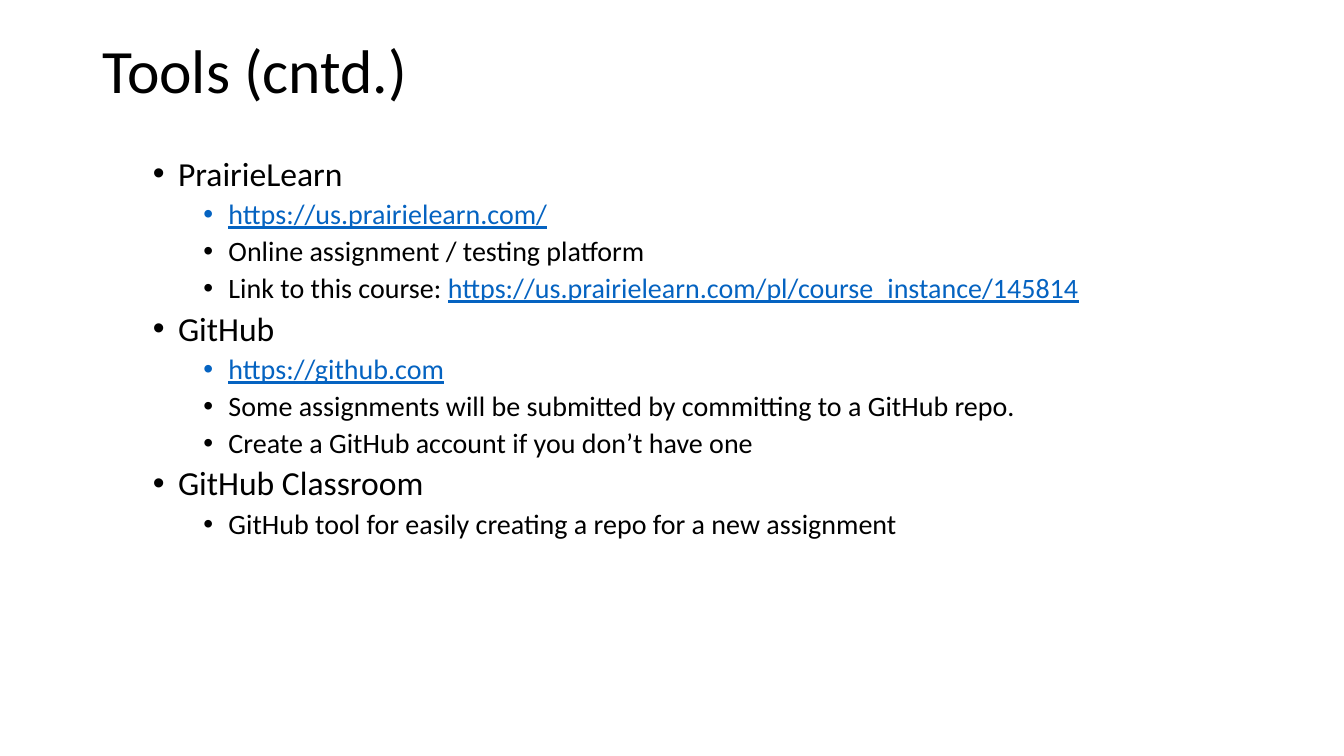
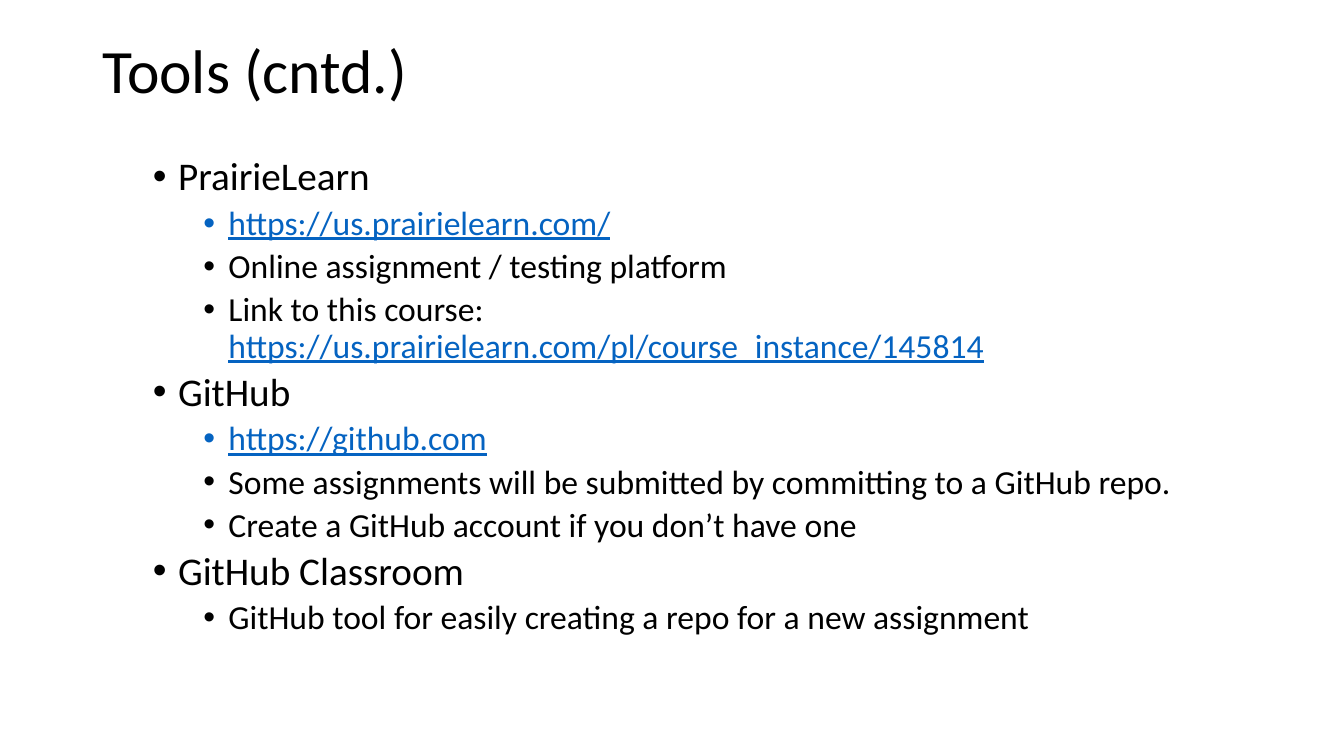
Before and after one commit to KurmasGVSU/KurmasGVSU.github.io, a slide deck: slide 6 of Teaching/Courses/W24/CIS500/LectureNotes/cis500_intro.pptx. Drawn at 1344x756 pixels with LibreOffice and Linux fonts; fonts in the diff are those of the drawing. Boxes give left, top, right and bottom in pixels: in the first picture for what was removed or moved away, otherwise in the second. Text is boxed around its words. In the diff, an @@ line names an element or a change of style, - is before the commit and + after.

```diff
--- a/Teaching/Courses/W24/CIS500/LectureNotes/cis500_intro.pptx
+++ b/Teaching/Courses/W24/CIS500/LectureNotes/cis500_intro.pptx
@@ text "PrairieLearn" at (178, 163, 1171, 635): size 24 to 28 pt in "PrairieLearn", "GitHub", "GitHub Classroom"; size 20 to 24 pt in "https://us.prairielearn.com/", "Online assignment / testing platform", "Link to this course: https://us.prairielearn.com/pl/course_i ...", "https://github.com" and 3 more places @@
```
Also in this commit, not shown: 6 other slides changed, 4 other files.
